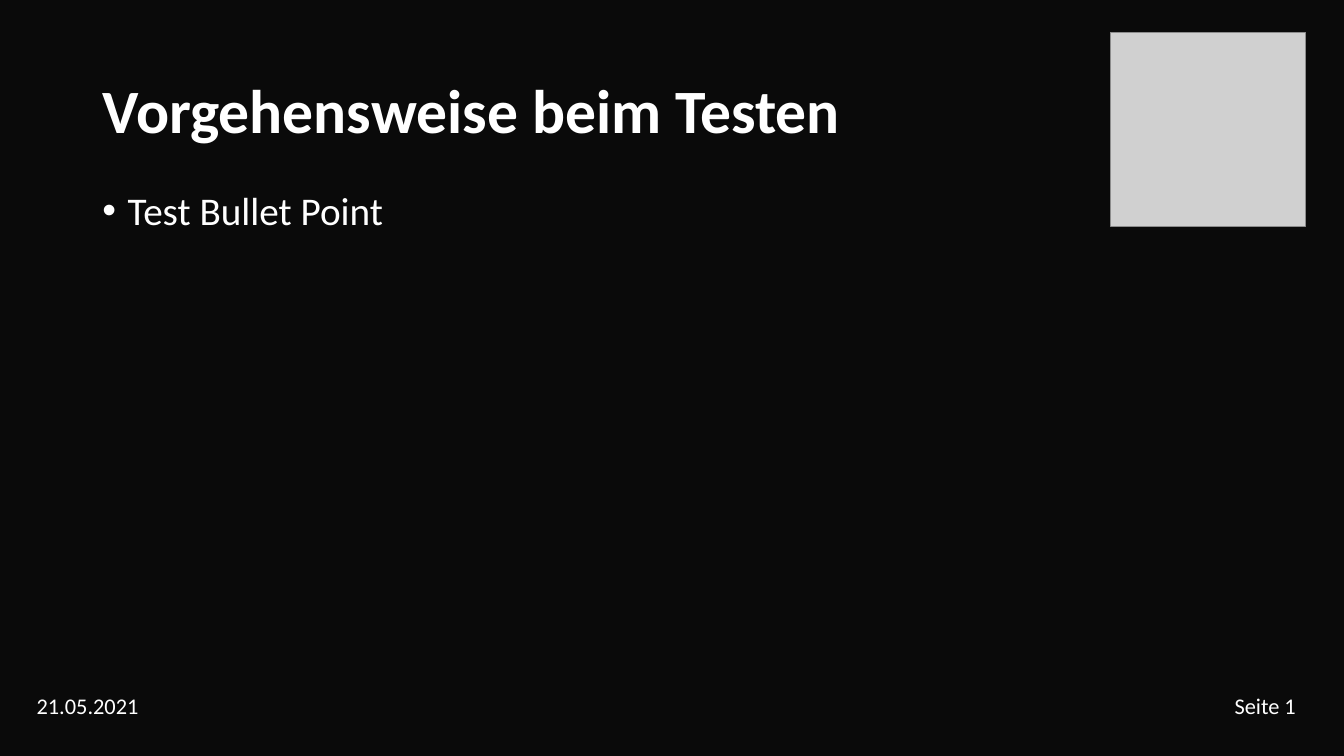
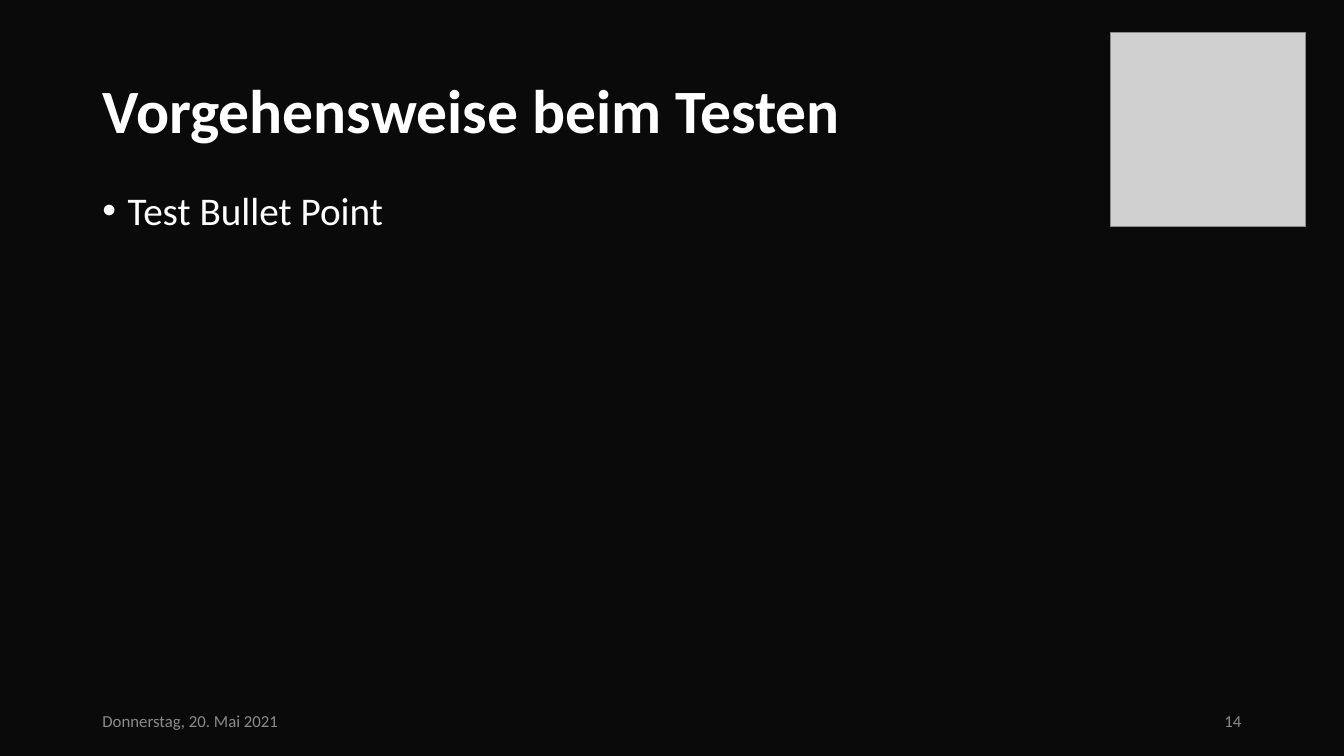
Before and after one commit to ghNico/TINF19C-Team-3-OPC-UA-Server-Farm, a slide deck: slide 14 of PROJECT/Prasentation/Finale_Präsentation_hübsch.pptx. Drawn at 1344x756 pixels with LibreOffice and Linux fonts; fonts in the diff are those of the drawing; grey boxes stand for pictures; background and template pictures are left out; a plain dark background stands for a picture behind light text. Boxes give left, top, right and bottom in pixels: in the first picture for what was removed or moved away, otherwise in the second. Text is boxed around its words. In the diff, an @@ line names an element or a change of style, - is before the commit and + after.

```diff
--- a/PROJECT/Prasentation/Finale_Präsentation_hübsch.pptx
+++ b/PROJECT/Prasentation/Finale_Präsentation_hübsch.pptx
@@ text removed at (37,699,139,714) @@
-21.05.2021
@@ text added at (102,715,278,730), 12 pt, text #8C8C8C @@
+Donnerstag, 20. Mai 2021
@@ page number added at (1224,716,1241,727), 12 pt, text #8C8C8C @@
+14
@@ text removed at (1235,698,1295,714) @@
-Seite 1
```
Also in this commit, not shown: 15 other slides changed, 2 slides added, 1 slide removed, 1 other file.
